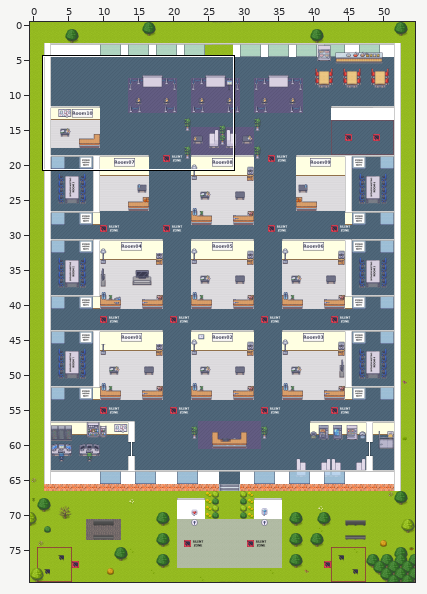
An edit to a level. Tiled map (JSON), map.tmj. The first picture is a wide view before the edit; the outline marks the close-up.
Close-up. As it was:
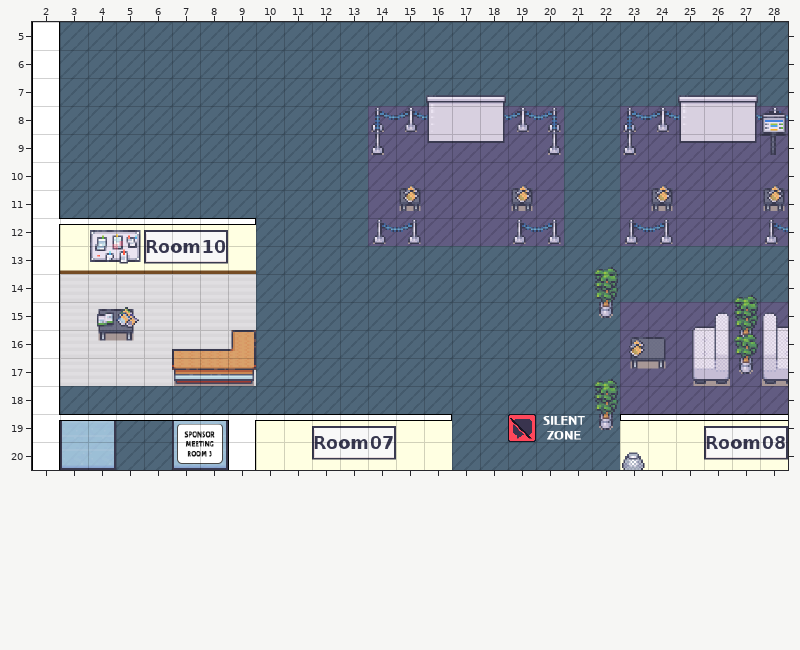
Cells are 32x32 px. Shown: x 2..28, y 5..20. The commit also changed other parts of the map, which this record leaves out.
Once edited:
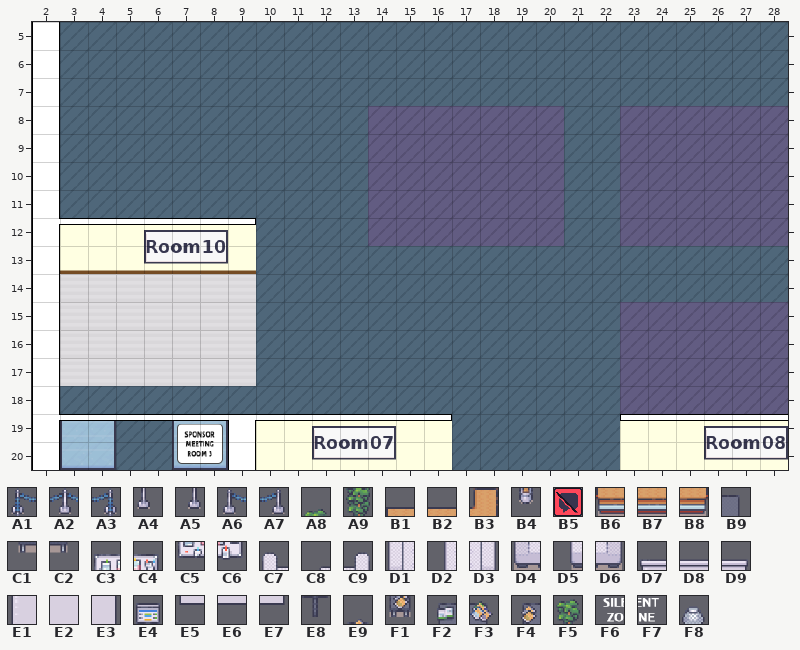
Key: from "Chunk 1": A1 37, A2 38, A3 39, A4 40, A5 41, A6 42, A7 43, A8 44, A9 48, B1 51 flipped left-right, B2 52 flipped left-right, B3 53 flipped left-right, B4 54, B5 55, B6 56 flipped left-right, B7 57 flipped left-right, B8 58 flipped left-right, B9 67, C1 68, C2 69, C3 72, C4 73, C5 74, C6 75, C7 95, C8 97, C9 98, D1 99, D2 101, D3 102, D4 103, D5 105, D6 106, D7 176, D8 177, D9 178, E1 183, E2 184, E3 185, E4 186, E5 187, E6 188, E7 189, E8 190, E9 191, F1 192, F2 199, F3 200, F4 201, F5 202, F6 204, F7 205, F8 206.
__ is an empty cell, ## one hidden under a higher layer.
The edit:
{"where": "layer \"objects\" (removed)"}
{"y":8,"x":14,"old":"A1 A2 A2 ## A2 A2 A3","new":"__ __ __ __ __ __ __"}
{"y":8,"x":23,"old":"A1 A2 A2 ## A2 A2","new":"__ __ __ __ __ __"}
{"y":9,"x":14,"old":"A4","new":"__"}
{"y":9,"x":20,"old":"A5","new":"__"}
{"y":9,"x":23,"old":"A4","new":"__"}
{"y":12,"x":14,"old":"A6 A7","new":"__ __"}
{"y":12,"x":19,"old":"A6 A7","new":"__ __"}
{"y":12,"x":23,"old":"A6 A7","new":"__ __"}
{"y":12,"x":28,"old":"A6","new":"__"}
{"y":14,"x":27,"old":"A8","new":"__"}
{"y":15,"x":27,"old":"A9","new":"__"}
{"y":16,"x":7,"old":"B1 B2 B3","new":"__ __ __"}
{"y":16,"x":27,"old":"B4","new":"__"}
{"y":17,"x":7,"old":"B6 B7 B8","new":"__ __ __"}
{"where": "layer \"furniture1\""}
{"y":7,"x":16,"old":"D7 D8 D9","new":"__ __ __"}
{"y":7,"x":25,"old":"D7 D8 D9","new":"__ __ __"}
{"y":8,"x":16,"old":"E1 E2 E3","new":"__ __ __"}
{"y":8,"x":25,"old":"E1 E2 E3 E4","new":"__ __ __ __"}
{"y":9,"x":16,"old":"E5 E6 E7","new":"__ __ __"}
{"y":9,"x":25,"old":"E5 E6 E7 E8","new":"__ __ __ __"}
{"y":10,"x":15,"old":"E9","new":"__"}
{"y":10,"x":19,"old":"E9","new":"__"}
{"y":10,"x":24,"old":"E9","new":"__"}
{"y":10,"x":28,"old":"E9","new":"__"}
{"y":11,"x":15,"old":"F1","new":"__"}
{"y":11,"x":19,"old":"F1","new":"__"}
{"y":11,"x":24,"old":"F1","new":"__"}
{"y":11,"x":28,"old":"F1","new":"__"}
{"y":12,"x":4,"old":"C3 C4","new":"__ __"}
{"y":13,"x":4,"old":"C5 C6","new":"__ __"}
{"y":15,"x":4,"old":"F2 F3","new":"__ __"}
{"y":16,"x":4,"old":"C1 C2","new":"__ __"}
{"y":16,"x":23,"old":"F4 B9","new":"__ __"}
{"y":16,"x":27,"old":"F5","new":"__"}
{"y":17,"x":23,"old":"C1 C2","new":"__ __"}
{"y":17,"x":27,"old":"B4","new":"__"}
{"y":19,"x":19,"old":"B5 F6 F7","new":"__ __ __"}
{"y":20,"x":23,"old":"F8","new":"__"}
{"where": "layer \"furniture2\""}
{"y":13,"x":22,"old":"A8","new":"__"}
{"y":14,"x":22,"old":"A9","new":"__"}
{"y":15,"x":22,"old":"B4","new":"__"}
{"y":15,"x":25,"old":"C8 C9","new":"__ __"}
{"y":15,"x":28,"old":"C7","new":"__"}
{"y":16,"x":25,"old":"D2 D3","new":"__ __"}
{"y":16,"x":28,"old":"D1","new":"__"}
{"y":17,"x":22,"old":"A8","new":"__"}
{"y":17,"x":25,"old":"D5 D6","new":"__ __"}
{"y":17,"x":28,"old":"D4","new":"__"}
{"y":18,"x":22,"old":"A9","new":"__"}
{"y":19,"x":22,"old":"B4","new":"__"}
{"where": "layer \"above\""}
{"y":7,"x":16,"old":"D7 D8 D9","new":"__ __ __"}
{"y":7,"x":25,"old":"D7 D8 D9","new":"__ __ __"}
{"y":13,"x":22,"old":"A8","new":"__"}
{"y":14,"x":22,"old":"A9","new":"__"}
{"y":14,"x":27,"old":"A8","new":"__"}
{"y":15,"x":27,"old":"A9","new":"__"}
{"y":16,"x":7,"old":"B1 B2","new":"__ __"}
{"y":17,"x":22,"old":"A8","new":"__"}
{"y":18,"x":22,"old":"A9","new":"__"}
{"label":"removed","picture_box":[371,95,788,470]}
{"label":"removed","picture_box":[90,230,141,264]}
{"label":"removed","picture_box":[97,307,139,341]}
{"label":"removed","picture_box":[172,330,256,386]}
